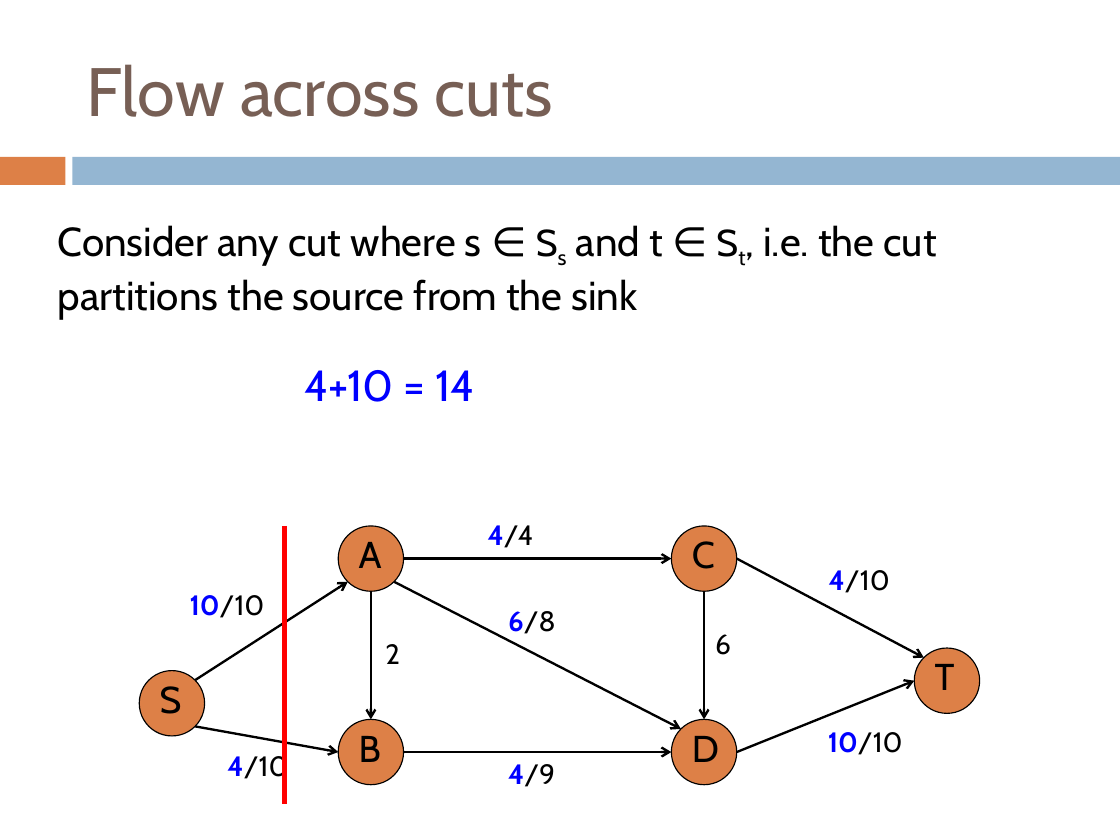
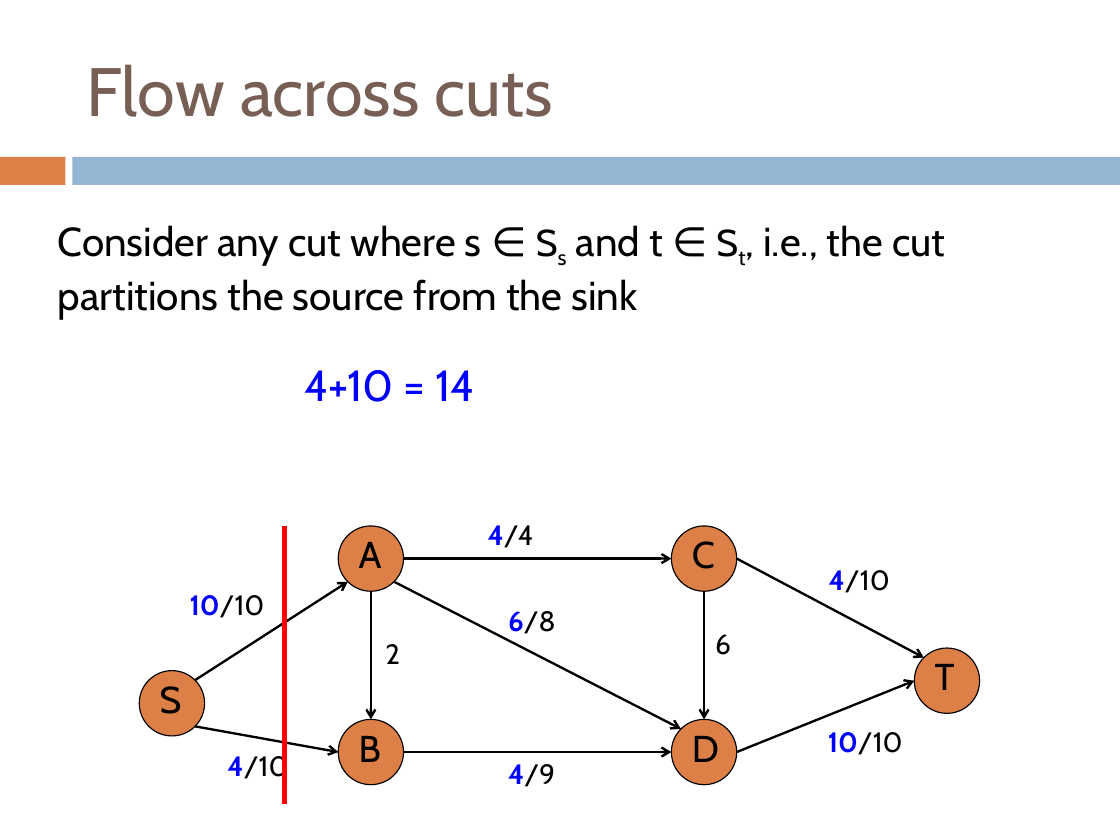
Before and after one commit to Collins-kariuk/Algorithms, a slide deck: slide 33 of Lectures/Lecture 21_Max Flow.pptx. Drawn at 1120x840 pixels with LibreOffice and Linux fonts; fonts in the diff are those of the drawing. Boxes give left, top, right and bottom in pixels: in the first picture for what was removed or moved away, otherwise in the second. Text is boxed around its words. In the diff, an @@ line names an element or a change of style, - is before the commit and + after.

Commit message:
Review max flow topics (studying for final)

```diff
--- a/Lectures/Lecture 21_Max Flow.pptx
+++ b/Lectures/Lecture 21_Max Flow.pptx
@@ text at (58,225,945,320): text changed @@
-Consider any cut where s ∈ Ss and t ∈ St, i.e. the cut partitions the source from the sink
+Consider any cut where s ∈ Ss and t ∈ St, i.e., the cut partitions the source from the sink
```
Also in this commit, not shown: 1 other file.
